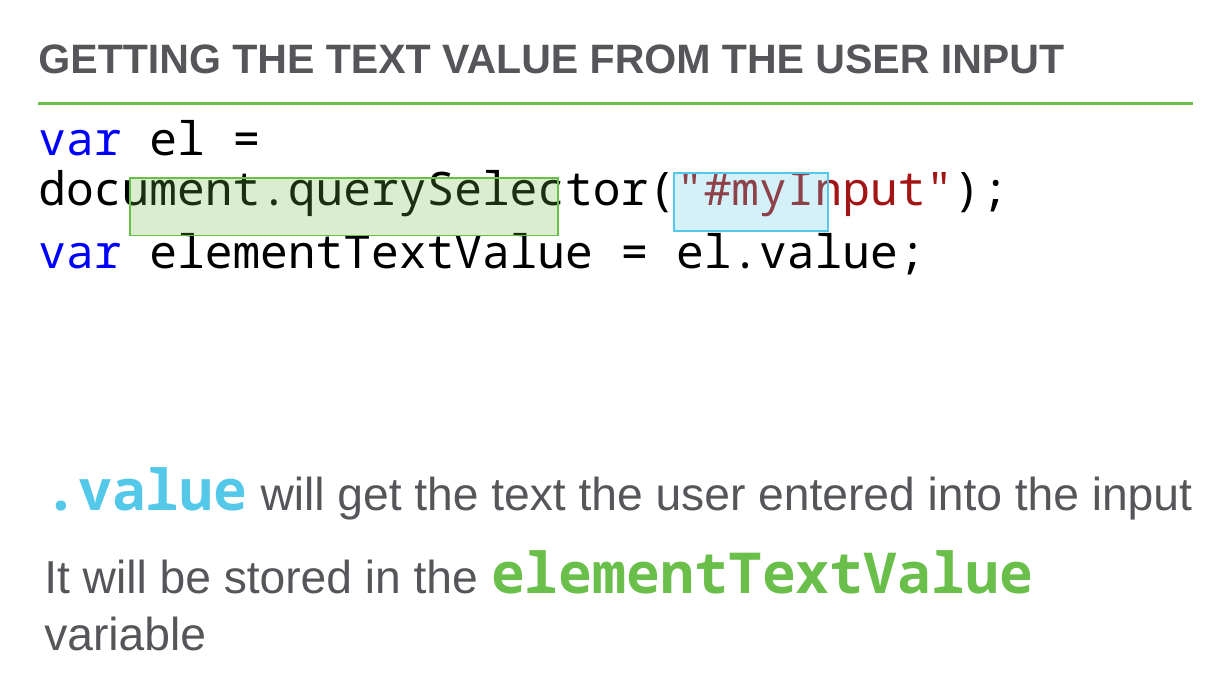
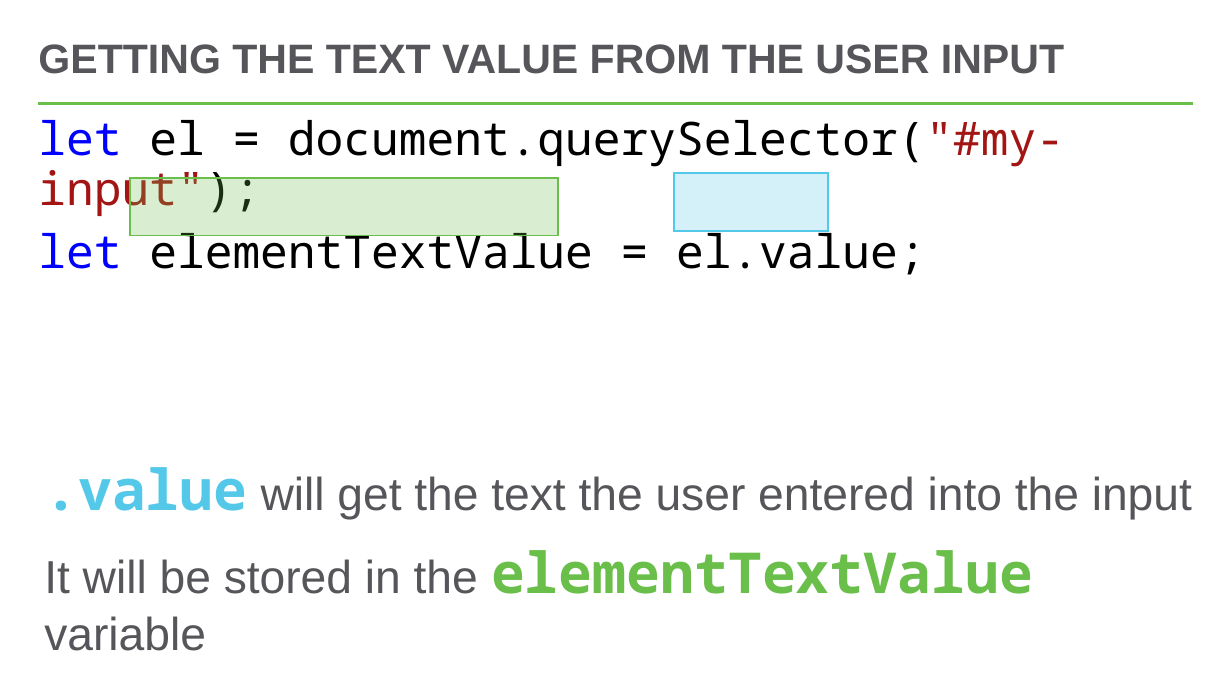
Before and after one commit to hytechclub/web-102, a slide deck: slide 9 of Week06/DomManipulationIntro.pptx. Drawn at 1232x693 pixels with LibreOffice and Linux fonts; fonts in the diff are those of the drawing. Boxes give left, top, right and bottom in pixels: in the first picture for what was removed or moved away, otherwise in the second. Text is boxed around its words. In the diff, an @@ line names an element or a change of style, - is before the commit and + after.

```diff
--- a/Week06/DomManipulationIntro.pptx
+++ b/Week06/DomManipulationIntro.pptx
@@ text at [38,120,1064,275]: text changed @@
-var el = document.querySelector("#myInput");
-var elementTextValue = el.value;
+let el = document.querySelector("#my-input");
+let elementTextValue = el.value;
```
Also in this commit, not shown: 5 other slides changed, 1 slide added, 4 other files.
